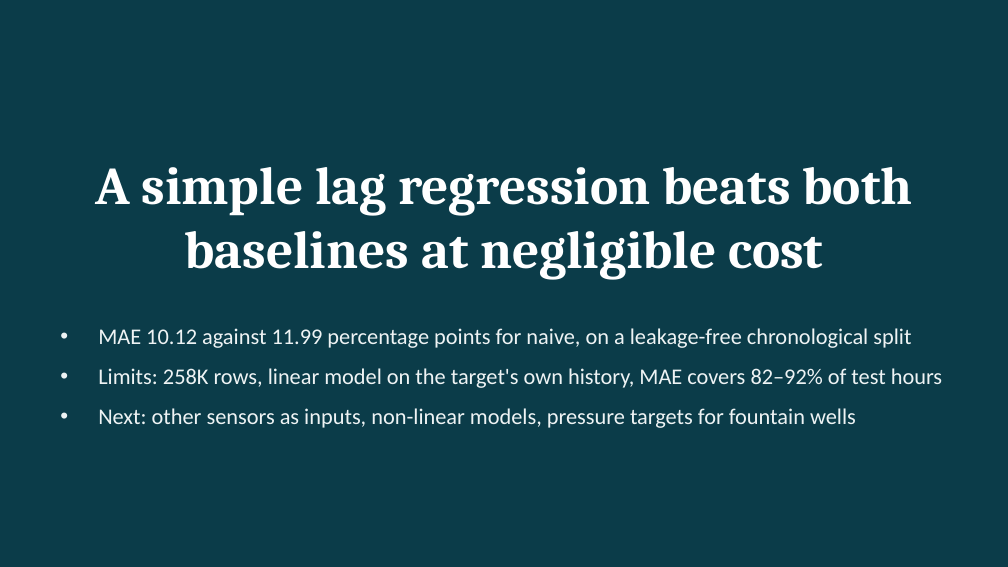
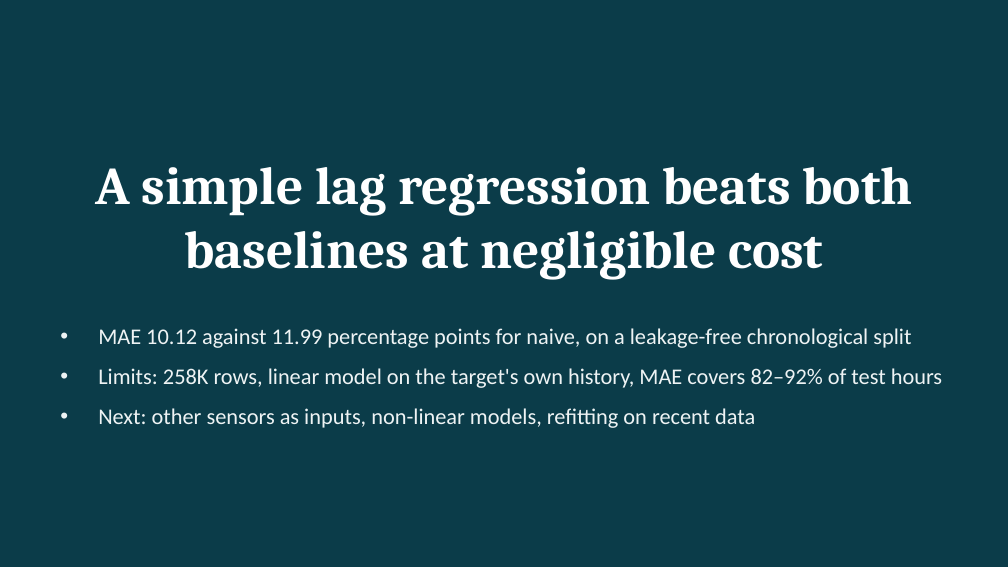
Before and after one commit to R0onen/Short-Term-Forecasting-of-Well-Parameters, a slide deck: slide 12 of presentation/well-forecast-defense.pptx (slide 11 before the commit). Drawn at 1008x567 pixels with LibreOffice and Linux fonts; fonts in the diff are those of the drawing. Boxes give left, top, right and bottom in pixels: in the first picture for what was removed or moved away, otherwise in the second. Text is boxed around its words. In the diff, an @@ line names an element or a change of style, - is before the commit and + after.

Commit message:
Extension: forecast tubing_pressure of fountain wells as an opt-in second target
- wells.forecast: --targets flag and targets argument; value range per target,
  alpha selected per target; the default run is unchanged
- SQL queries 13-14, pressure figure, report section 9, README, slides
- tests for the unbounded target, the two-target run and its failure path

```diff
--- a/presentation/well-forecast-defense.pptx
+++ b/presentation/well-forecast-defense.pptx
@@ text at (98,408,755,428): text changed @@
-• Next: other sensors as inputs, non-linear models, pressure targets for fountain wells
+• Next: other sensors as inputs, non-linear models, refitting on recent data
```
Also in this commit, not shown: 1 other slide changed, 1 slide added, 15 other files.
